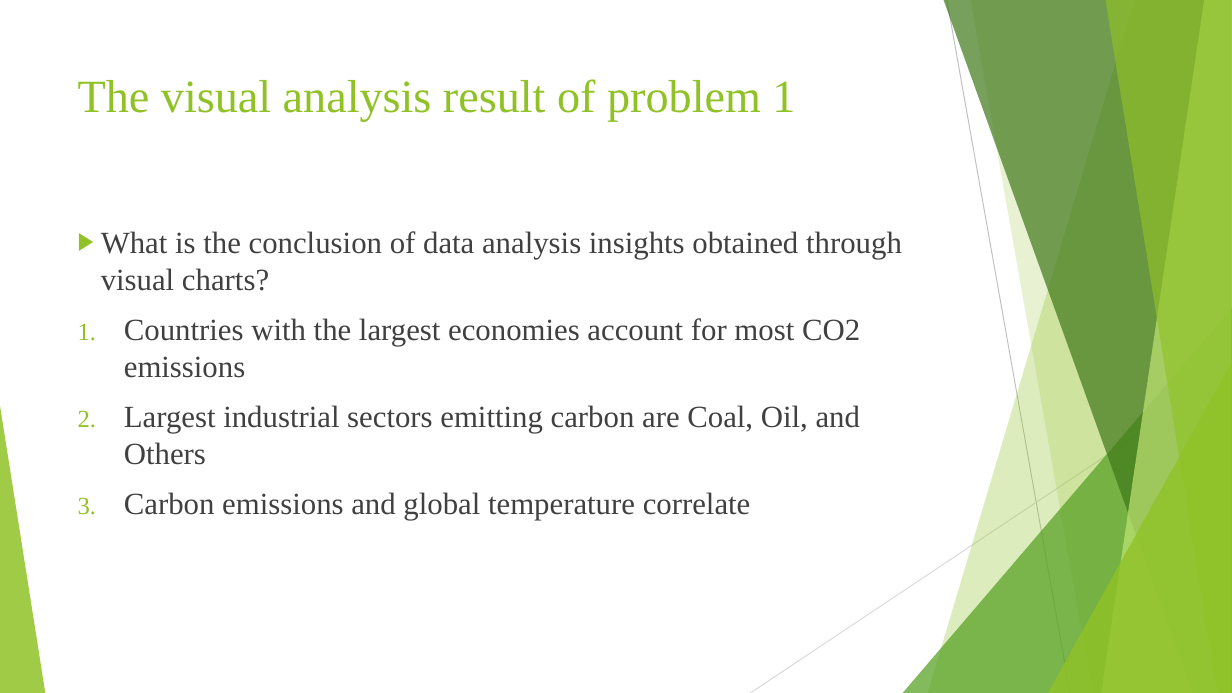
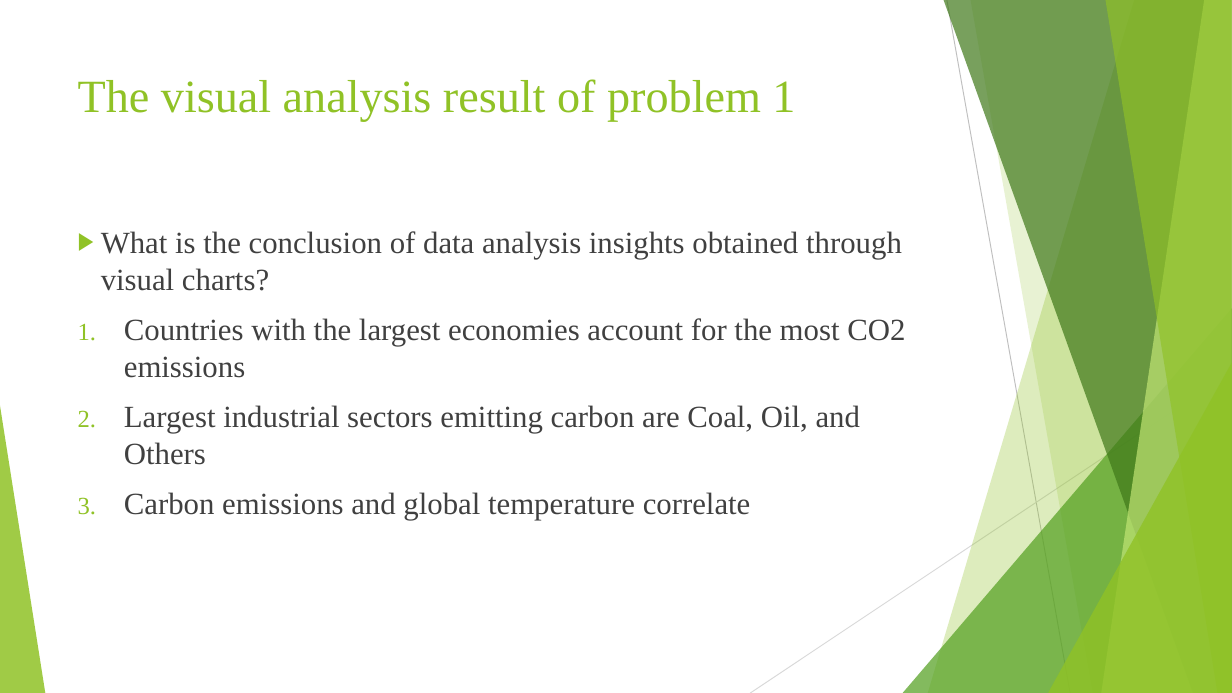
Before and after one commit to aianis/carbon-emissons-visualizer, a slide deck: slide 9 of Files/09893014_DataVisualization_Project.pptx (slide 10 before the commit). Drawn at 1232x693 pixels with LibreOffice and Linux fonts; fonts in the diff are those of the drawing. Boxes give left, top, right and bottom in pixels: in the first picture for what was removed or moved away, otherwise in the second. Text is boxed around its words. In the diff, an @@ line names an element or a change of style, - is before the commit and + after.

```diff
--- a/Files/09893014_DataVisualization_Project.pptx
+++ b/Files/09893014_DataVisualization_Project.pptx
@@ text at [124, 318, 905, 378]: text changed @@
-    1. Countries with the largest economies account for most CO2 emissions
+    1. Countries with the largest economies account for the most CO2 emissions
```
Also in this commit, not shown: 5 other slides changed, 1 slide added, 2 slides removed, 1 other file.
